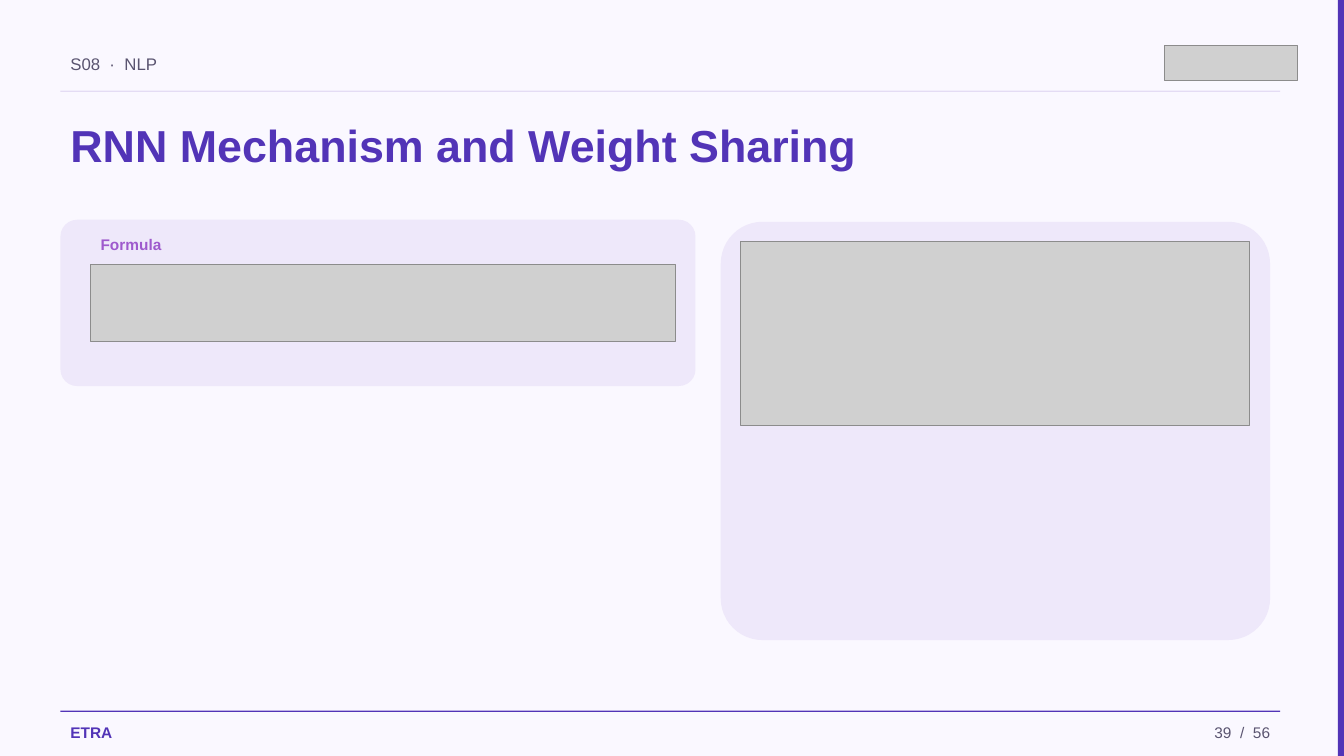
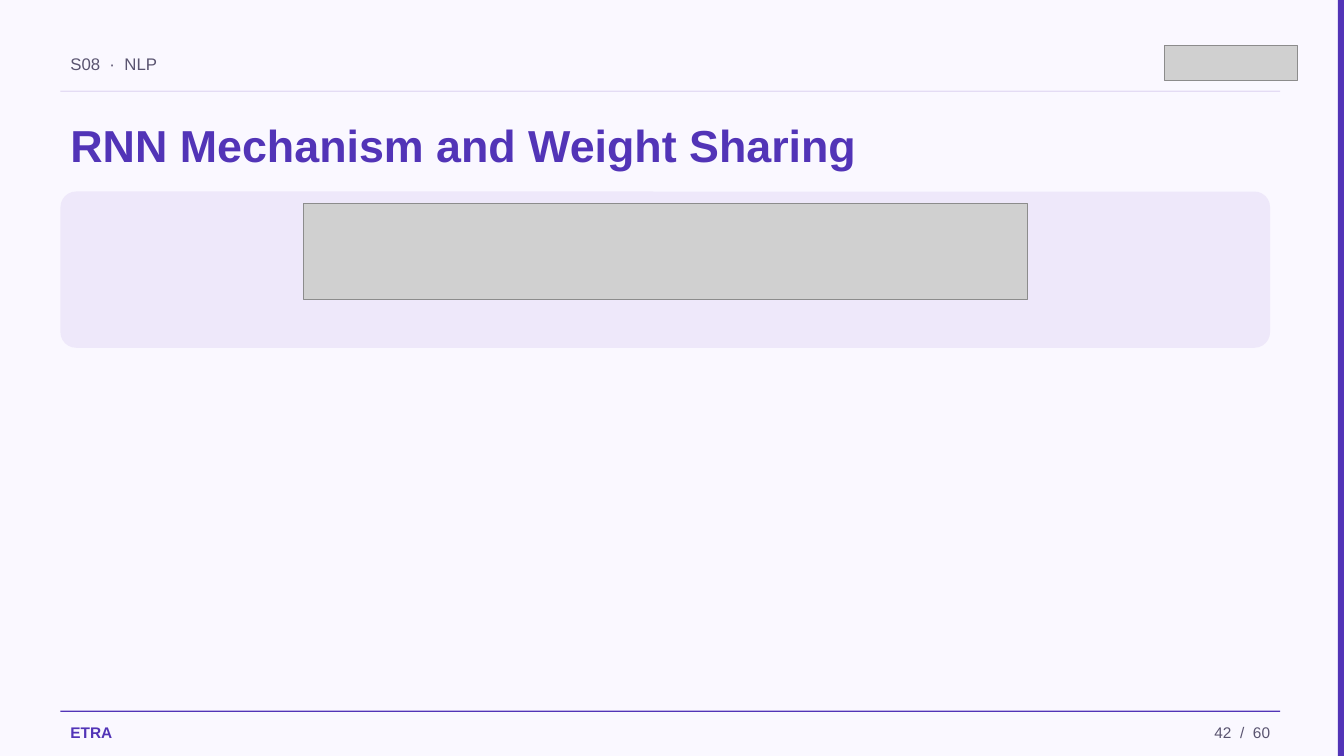
Before and after one commit to iksasa15/AI-ML, a slide deck: slide 42 of web-presentation/pdf-exports/Week3-Session1-NLP.pptx (slide 39 before the commit). Drawn at 1344x756 pixels with LibreOffice and Linux fonts; fonts in the diff are those of the drawing; grey boxes stand for pictures. Boxes give left, top, right and bottom in pixels: in the first picture for what was removed or moved away, otherwise in the second. Text is boxed around its words. In the diff, an @@ line names an element or a change of style, - is before the commit and + after.

```diff
--- a/web-presentation/pdf-exports/Week3-Session1-NLP.pptx
+++ b/web-presentation/pdf-exports/Week3-Session1-NLP.pptx
@@ rounded rectangle: place and size @@
-rounded rectangle at (60, 220, 696, 386)
+rounded rectangle at (60, 192, 1270, 348)
@@ picture: place and size @@
-picture at (91, 264, 676, 342)
+picture at (303, 204, 1027, 299)
@@ text removed at (101, 239, 162, 250) @@
-Formula
@@ rounded rectangle removed at (721, 222, 1270, 640) @@
@@ picture removed at (741, 242, 1250, 425) @@
@@ text at (1214, 727, 1270, 738): text changed @@
-39 / 56
+42 / 60
```
Also in this commit, not shown: 54 other slides changed, 4 slides added, 5 other files.
